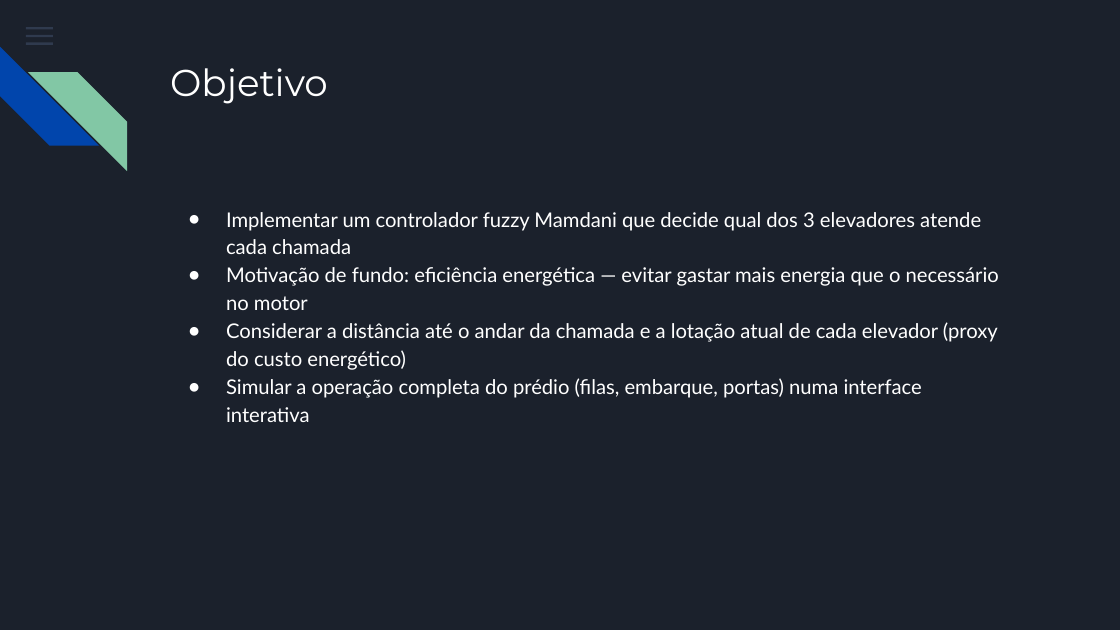
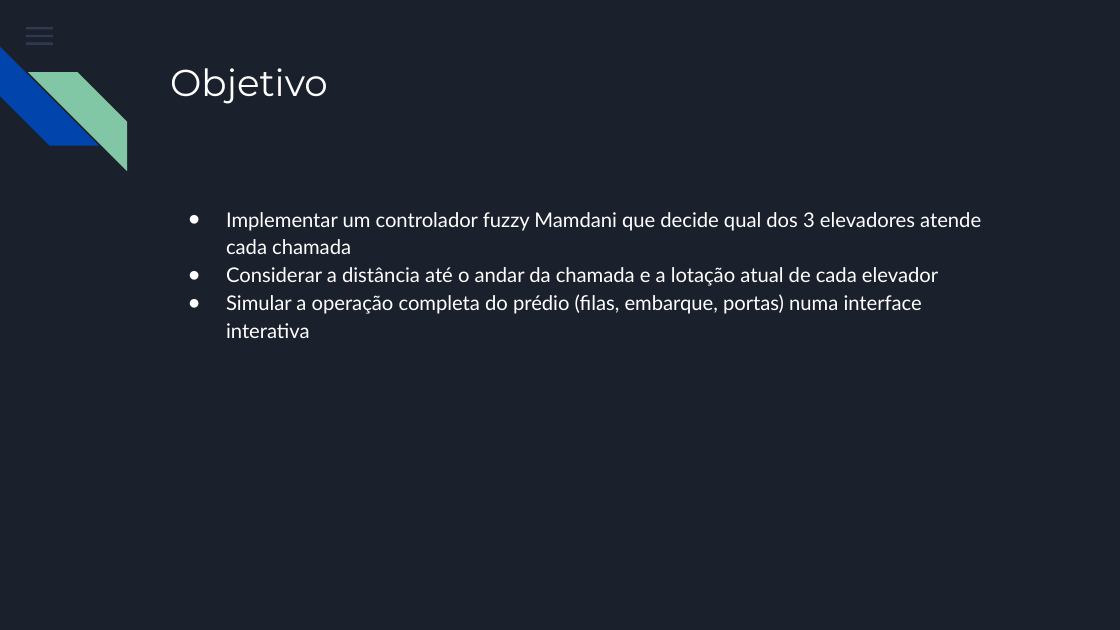
Before and after one commit to Henriqueanjos12/elevadores-fuzzy-web, a slide deck: slide 4 of Apresentacao_Elevadores_Fuzzy_Web.pptx. Drawn at 1120x630 pixels with LibreOffice and Linux fonts; fonts in the diff are those of the drawing. Boxes give left, top, right and bottom in pixels: in the first picture for what was removed or moved away, otherwise in the second. Text is boxed around its words. In the diff, an @@ line names an element or a change of style, - is before the commit and + after.

```diff
--- a/Apresentacao_Elevadores_Fuzzy_Web.pptx
+++ b/Apresentacao_Elevadores_Fuzzy_Web.pptx
@@ text at [226,267,938,286]: text changed @@
-● Motivação de fundo: eficiência energética — evitar gastar mais energia que o necessário no motor
-● Considerar a distância até o andar da chamada e a lotação atual de cada elevador (proxy do custo energético)
+● Considerar a distância até o andar da chamada e a lotação atual de cada elevador
```
Also in this commit, not shown: 4 other slides changed.
